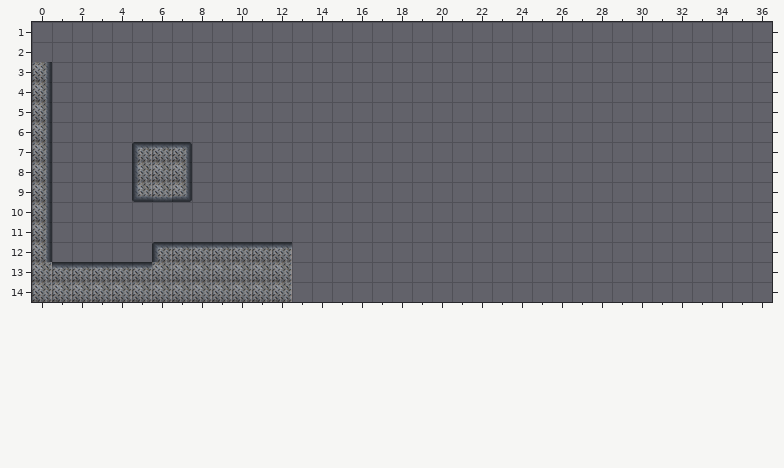
Tiled map, stored at core/assets/maps/map1.tmx. Above is the file before it was changed.
Cells are 64x64 px. Shown: x 0..36, y 1..14.
After:
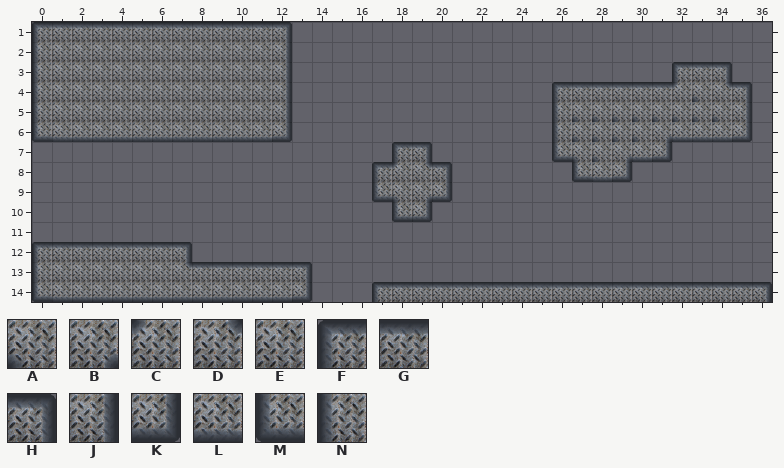
Key: from "blocks": A 4, B 5, C 6, D 7; from "tileset": E 0, F 1, G 2, H 3, J 4, K 5, L 6, M 7, N 8.
_ is an empty cell.
The edit:
Layer "mgLayer":
y 1: x 0..12 _____________ -> FGGGGGGGGGGGH
y 2: x 0..12 _____________ -> NEEEEEEEEEEEJ
y 3: x 0..12 J____________ -> NEEEEEEEEEEEJ; x 32..34 ___ -> FGH
y 4: x 0..12 J____________ -> NEEEEEEEEEEEJ; x 26..35 __________ -> FGGGGGCADH
y 5: x 0..12 J____________ -> NEEEEEEEEEEEJ; x 26..35 __________ -> NAAAAAAAAJ
y 6: x 0..12 J____________ -> MLLLLLLLLLLLK; x 26..35 __________ -> NAAAABLLLK
y 7: x 0 J -> _; x 5..7 FGH -> ___; x 18..19 __ -> FH; x 26..31 ______ -> MAABLK
y 8: x 0 J -> _; x 5..7 NEJ -> ___; x 17..20 ____ -> FCDH; x 27..29 ___ -> MLK
y 9: x 0 J -> _; x 5..7 MLK -> ___; x 17..20 ____ -> MABK
y 10: x 0 J -> _; x 18..19 __ -> MK
y 11: x 0 J -> _
y 12: x 0..12 J_____FGGGGGG -> FGGGGGGH_____
y 13: x 0..5 EGGGGG -> NEEEEE; x 7..13 EEEEEE_ -> DGGGGGH
y 14: x 0..13 EEEEEEEEEEEEE_ -> MLLLLLLLLLLLLK; x 17..36 ____________________ -> FGGGGGGGGGGGGGGGGGGH
